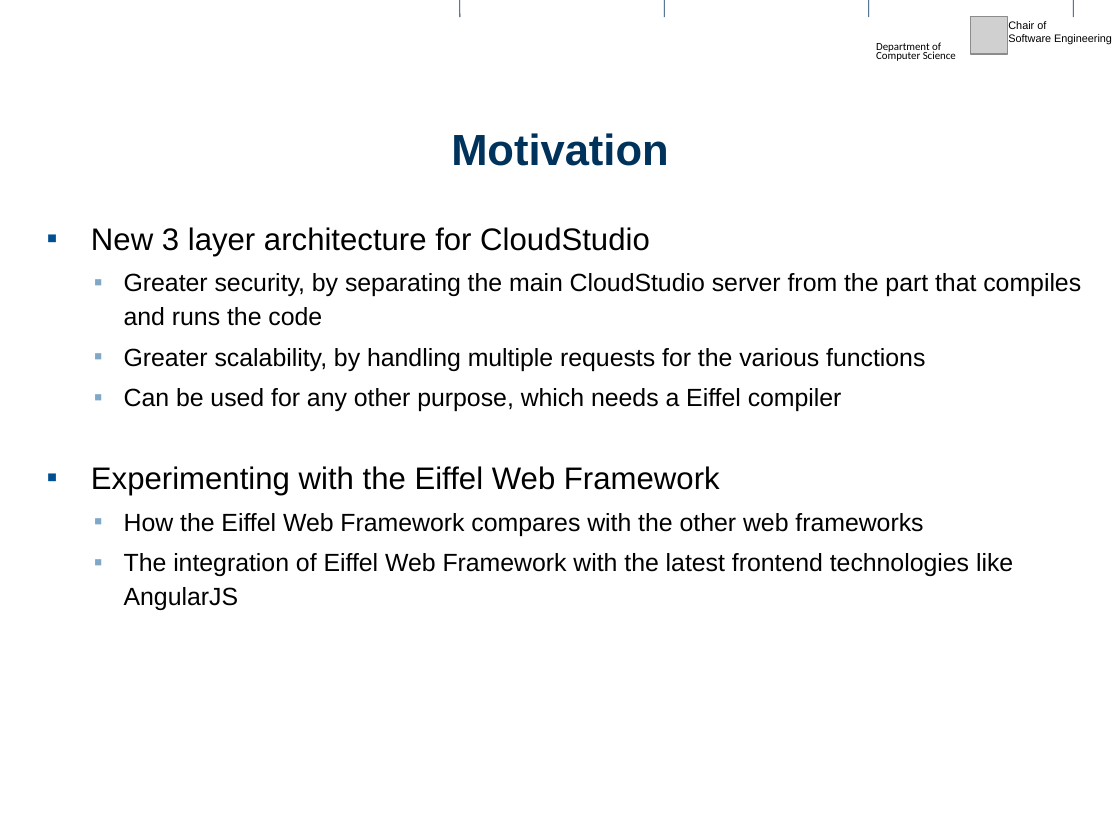
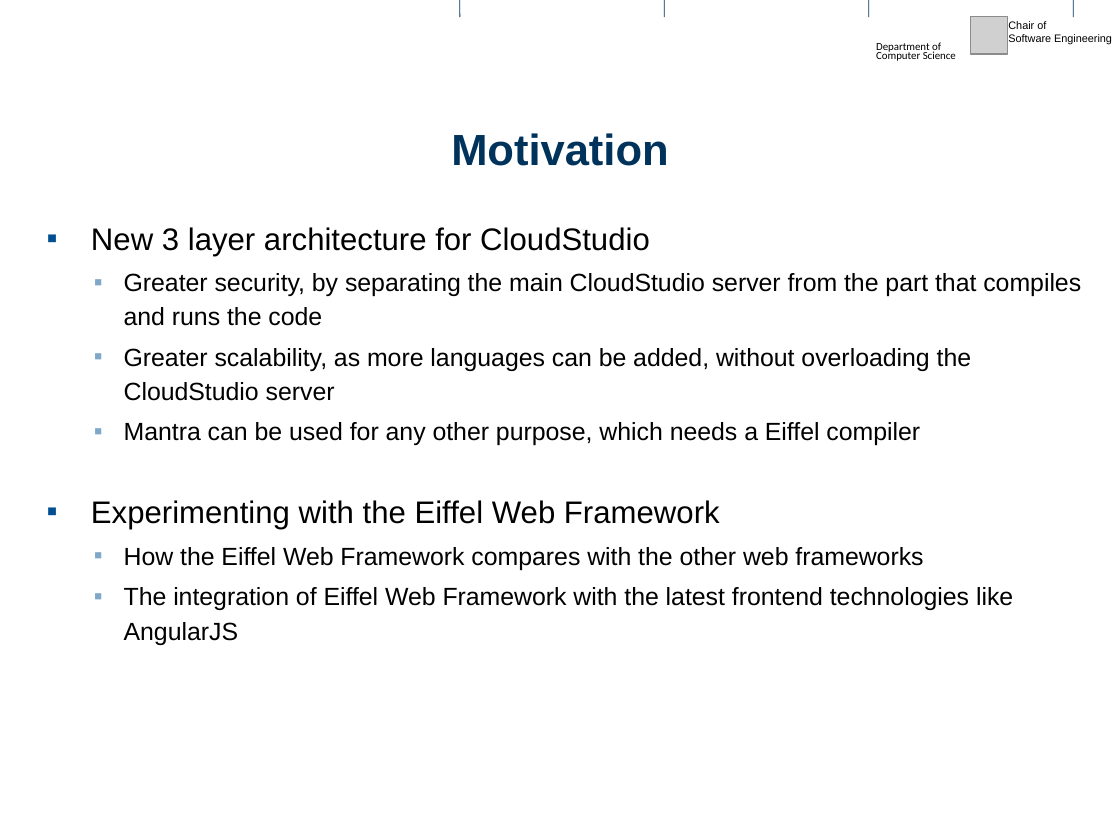
Before and after one commit to kediamanav/Mantra, a slide deck: slide 3 of server_app/my_project.pptx. Drawn at 1120x840 pixels with LibreOffice and Linux fonts; fonts in the diff are those of the drawing; grey boxes stand for pictures; background and template pictures are left out. Boxes give left, top, right and bottom in pixels: in the first picture for what was removed or moved away, otherwise in the second. Text is boxed around its words. In the diff, an @@ line names an element or a change of style, - is before the commit and + after.

```diff
--- a/server_app/my_project.pptx
+++ b/server_app/my_project.pptx
@@ text at [124, 348, 972, 445]: text changed @@
-  ▪ Greater scalability, by handling multiple requests for the various functions
-  ▪ Can be used for any other purpose, which needs a Eiffel compiler
+  ▪ Greater scalability, as more languages can be added, without overloading the CloudStudio server
+  ▪ Mantra can be used for any other purpose, which needs a Eiffel compiler
```
Also in this commit, not shown: 1 other slide changed, 14 other files.
